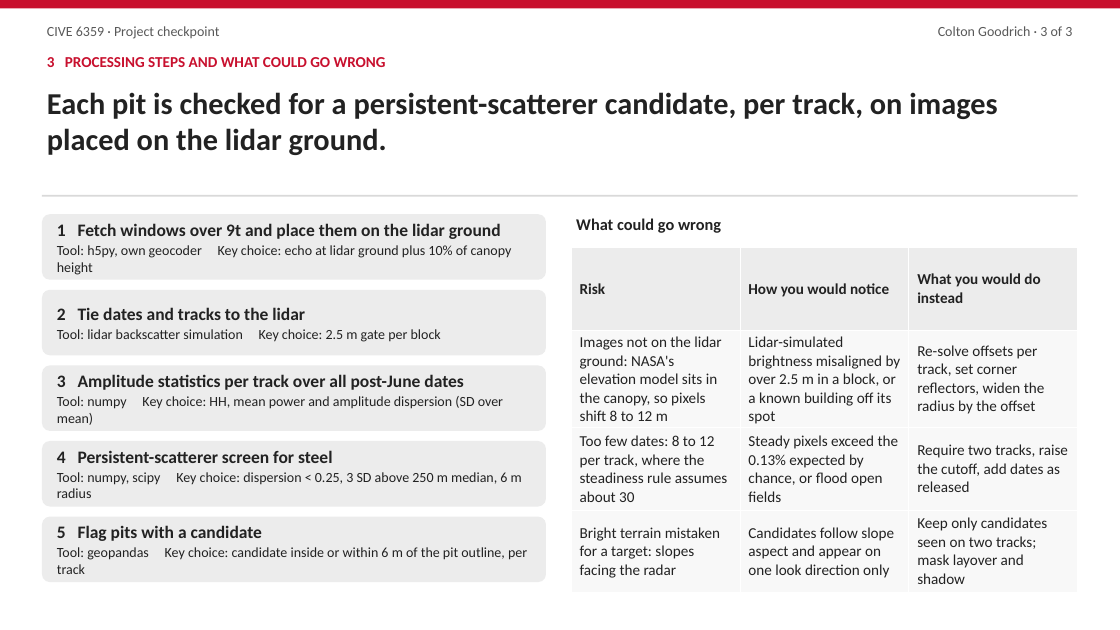
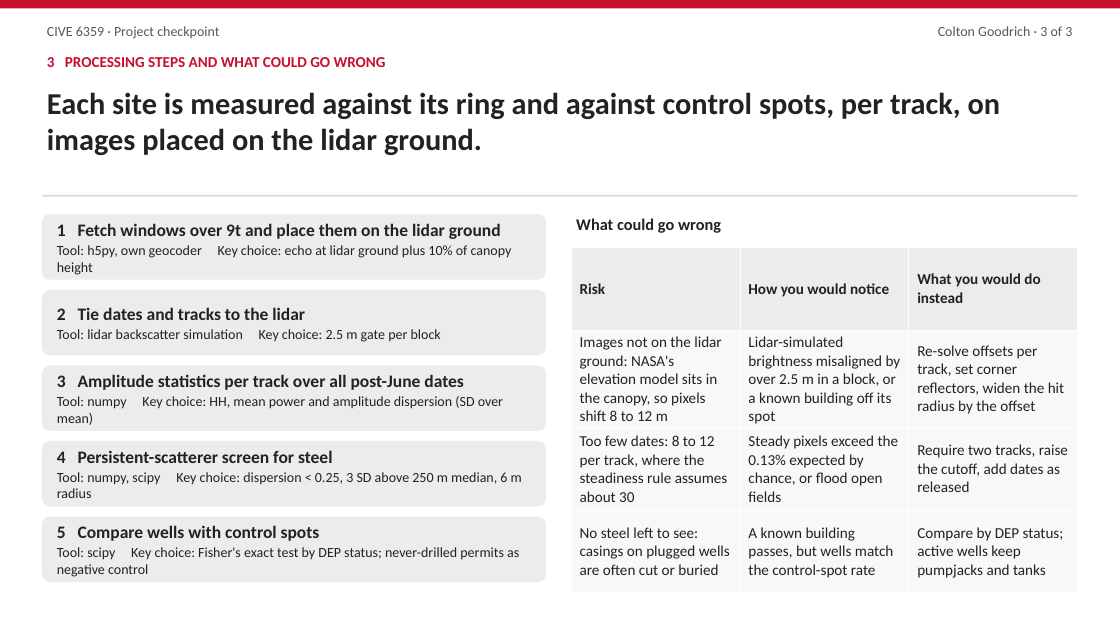
Before and after one commit to clgoodrich/lidar_project, a slide deck: slide 3 of nisar/writeup/nisar_checkpoint_slides_design_9t.pptx. Drawn at 1120x630 pixels with LibreOffice and Linux fonts; fonts in the diff are those of the drawing. Boxes give left, top, right and bottom in pixels: in the first picture for what was removed or moved away, otherwise in the second. Text is boxed around its words. In the diff, an @@ line names an element or a change of style, - is before the commit and + after.

```diff
--- a/nisar/writeup/nisar_checkpoint_slides_design_9t.pptx
+++ b/nisar/writeup/nisar_checkpoint_slides_design_9t.pptx
@@ text at <box>47,92,1001,155</box>: text changed @@
-Each pit is checked for a persistent-scatterer candidate, per track, on images placed on the lidar ground.
+Each site is measured against its ring and against control spots, per track, on images placed on the lidar ground.
@@ table at <box>571,248,1078,582</box> @@
-row 2, column 3: Re-solve offsets per track, set corner reflectors, widen the radius by the offset
+row 2, column 3: Re-solve offsets per track, set corner reflectors, widen the hit radius by the offset
-row 4: Bright terrain mistaken for a target: slopes facing the radar | Candidates follow slope aspect and appear on one look direction only | Keep only candidates seen on two tracks; mask layover and shadow
+row 4: No steel left to see: casings on plugged wells are often cut or buried | A known building passes, but wells match the control-spot rate | Compare by DEP status; active wells keep pumpjacks and tanks
@@ text in rounded rectangle at <box>57,525,519,577</box>: text changed @@
-5 Flag pits with a candidate
-Tool: geopandas Key choice: candidate inside or within 6 m of the pit outline, per track
+5 Compare wells with control spots
+Tool: scipy Key choice: Fisher's exact test by DEP status; never-drilled permits as negative control
```
Also in this commit, not shown: 2 other files.
